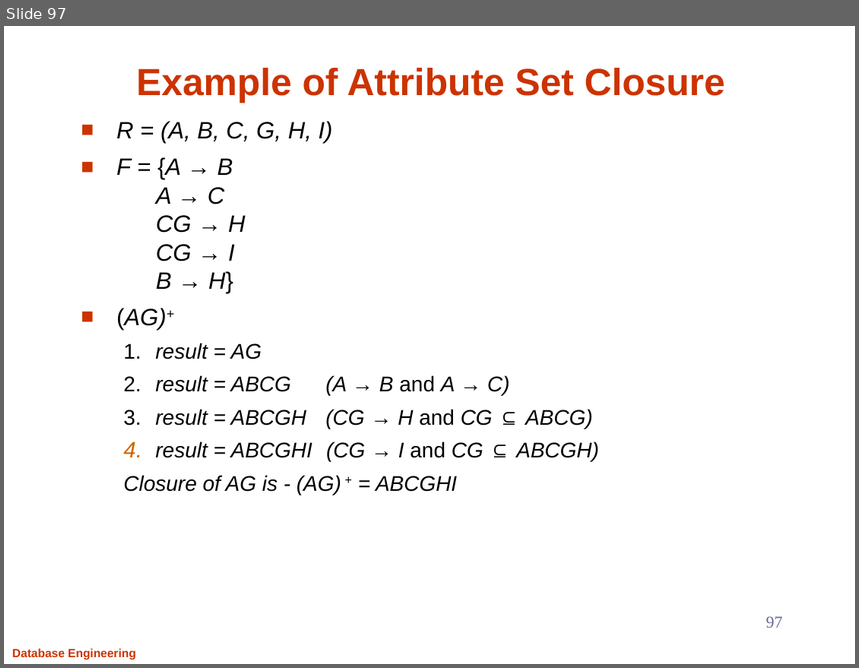
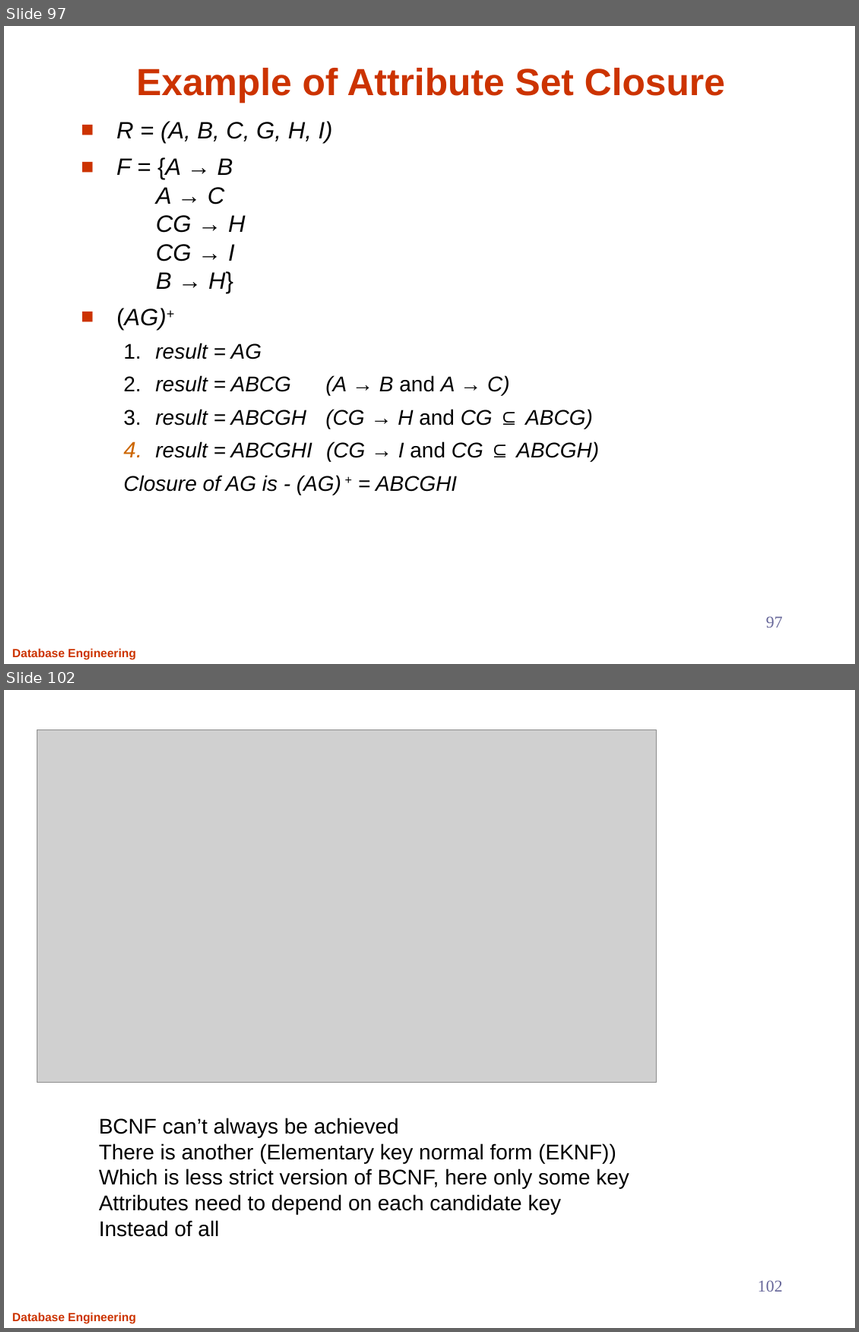
Before and after one commit to Aashishsharma/Learnings, a slide deck: RDBMS/DB.pptx. Shown one above the other, each under a label of ours: slide 97 before the commit, slides 97 and 102 after it; the slides between them are not shown. The pictures are 859x668 and 859x1332 pixels, drawn with LibreOffice and Linux fonts; fonts in the diff are those of the drawing; grey boxes stand for pictures. Boxes give left, top, right and bottom in pixels: in the first picture for what was removed or moved away, otherwise in the second. Text is boxed around its words. In the diff, an @@ line names an element or a change of style, - is before the commit and + after.

```diff
--- a/RDBMS/DB.pptx
+++ b/RDBMS/DB.pptx
@@ slide 102 added at bbox=[4, 690, 855, 1328], background #FFFFFF; not listed: 1 template element that a slide beside it also shows @@
@@ picture added at bbox=[37, 730, 656, 1082] @@
@@ text added at bbox=[99, 1118, 629, 1237], 18 pt, text #000000 @@
+BCNF can’t always be achieved
+There is another (Elementary key normal form (EKNF))
+Which is less strict version of BCNF, here only some key
+Attributes need to depend on each candidate key
+Instead of all
@@ page number added at bbox=[758, 1281, 783, 1292], 14 pt, text #666699 @@
+102
```
Also in this commit, not shown: 6 slides changed, 4 other slides added.
